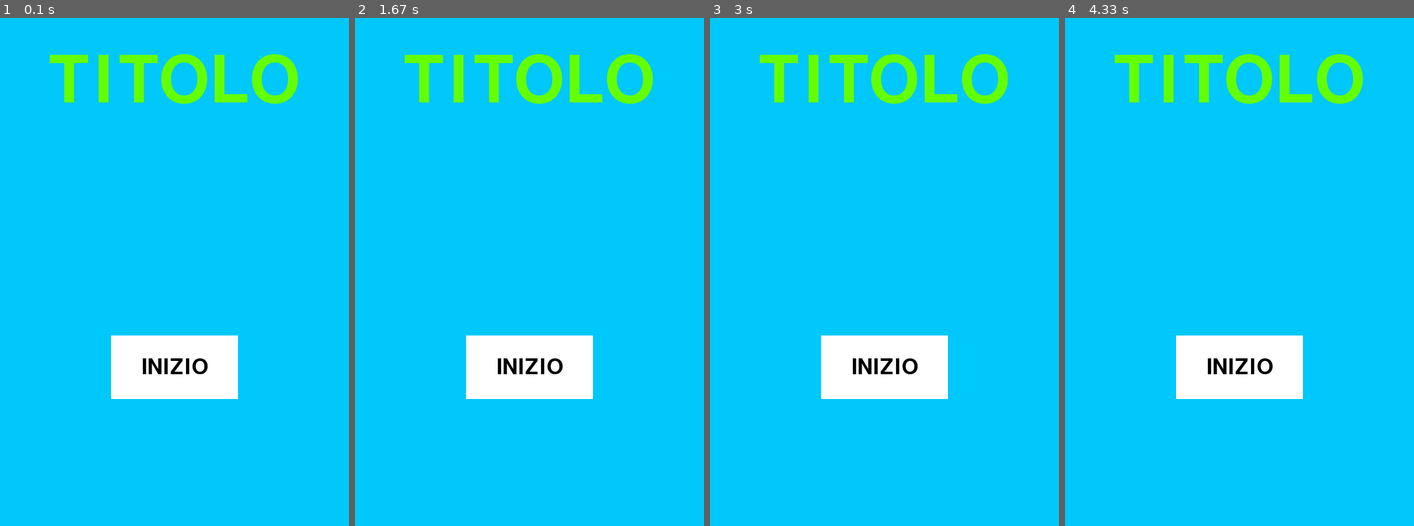
Above: before the commit, frames 1-4 (left to right).
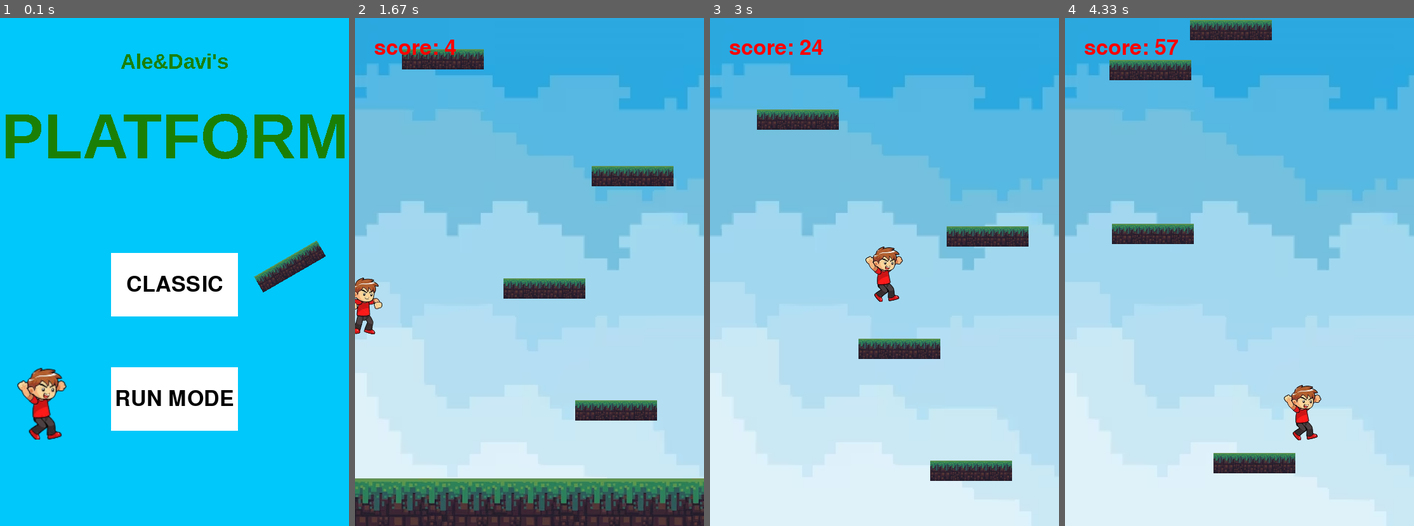
Above: after the commit, the same moments.

Repository: AleBrambilla/pygame-Brambilla-Mariani
Game: pygame game, started from main.py
Two runs of this game, one before a commit and one after it. Both use one fixed random seed, a clock stepped at 60 frames per second and the inputs below.
Inputs (mouse positions are in pixels of both pictures, inside the frame that each line leads up to):
- Up to frame 1 (0.1 s): no input
- Up to frame 2 (1.67 s): press the mouse at (529, 282) at 0.37 s; move the mouse to (543, 216) at 0.47 s; release the mouse at (560, 150) at 0.6 s; hold Right 0.67-1.13 s; move the mouse to (515, 134) at 0.7 s; hold Right 1.17-1.63 s
- Up to frame 3 (3 s): hold Left 1.67-2.2 s; hold Left 2.23-2.63 s; press the mouse at (884, 282) at 2.7 s; move the mouse to (828, 327) at 2.8 s; release the mouse at (769, 373) at 2.93 s
- Up to frame 4 (4.33 s): hold Right 3-3.63 s; hold Left 3.67-4.13 s; hold Right from 4.17 s (still down)

The runs differ from the first frame. In frame 1, 18% of the frame differs, in the area x 1-99%, y 7-83%; in frame 2, 100%, in the area x 0-100%, y 0-100%; in frame 3, 100%; in frame 4, 100%.

Commit message:
sincronizzazione

Diff:
--- a/main.py
+++ b/main.py
@@ -4,88 +4,64 @@
 from random import randint, choice
 
 from player import Player
-from piattaforme import Piattaforma, bool_scorrere
+from piattaforme import Cadente, Classica, Mobile_x, Mobile_y, bool_scorrere
 from punteggio import Punteggio
 
 pygame.init()
 
-
-
 tasto_start=pygame.Surface((200, 100))
 tasto_start.fill((255,255,255))
-start_rect=tasto_start.get_rect(center=(275, 550))
+start_rect=tasto_start.get_rect(center=(275, 420))
 
 font=pygame.font.Font(None, 50)
-inizio_scritta=font.render('INIZIO', True, (0,0,0))
-inizio_scritta_rect=inizio_scritta.get_rect(center=(275, 550))
+inizio_scritta=font.render('CLASSIC', True, (0,0,0))
+inizio_scritta_rect=inizio_scritta.get_rect(center=(275, 420))
 
-font=pygame.font.Font(None, 150)
-titolo=font.render('TITOLO', True, (100,255,0))
-titolo_rect=titolo.get_rect(midtop=(275, 50))
+font=pygame.font.SysFont('Cooper Black', 30)
+titolo1=font.render("Ale&Davi's", False, (26,128,5))
+titolo_rect1=titolo1.get_rect(midtop=(275, 50))
 
-def gameover():
+font=pygame.font.SysFont('Cooper Black', 90)
+titolo2=font.render("PLATFORM", False, (26,128,5))
+titolo_rect2=titolo2.get_rect(midtop=(275, 130))
 
-    global Game_Over, mouse, tasti_mouse, inizio
+tasto_start2=pygame.Surface((200, 100))
+tasto_start2.fill((255,255,255))
+start_rect2=tasto_start2.get_rect(center=(275, 600))
 
-    screen.fill((0,200,250))
-
-    if Game_Over:   # non è bello come game_over diventa true
-
-        screen.blit(tasto_start, start_rect)
-        screen.blit(inizio_scritta, inizio_scritta_rect)
-        screen.blit(titolo, titolo_rect)
-
-    if start_rect.collidepoint(mouse) and tasti_mouse[0]:
-        Game_Over=False
-
-    if player.sprite.rect.y>800:
-        Game_Over=True
-        #t_schermata_finale=300
-        inizio=True
-        #player.sprite.rect.y=-t_schermata_finale*3+800
+font=pygame.font.Font(None, 50)
+inizio_scritta2=font.render('RUN MODE', True, (0,0,0))
+inizio_scritta_rect2=inizio_scritta2.get_rect(center=(275, 600))
 
 def collisions():
     global inizio
-    inizio = False
+
     for piattaforma in pygame.sprite.spritecollide(player.sprite, piattaforme, False):
-        if player.sprite.rect.bottom > piattaforma.rect.top and player.sprite.rect.bottom < piattaforma.rect.bottom:
+        if player.sprite.rect.bottom > piattaforma.rect.top and player.sprite.rect.bottom < piattaforma.rect.bottom - 5:
+            inizio=False
+            for i,p in enumerate(piattaforme.sprites()):
+                piattaforme.sprites()[i].corrente=False
+                if type(piattaforma) == Cadente and player.sprite.gravity>5:
+                    piattaforma.cadi = True
+                    player.sprite.salto()
+
+            piattaforma.corrente = True
             return True
 
-    if player.sprite.rect.bottom>ground_rect.top:
+    if player.sprite.rect.bottom>=ground_rect.top:
+        inizio = True
         return True
 
     return False
 
-
-#    global inizio
-
-#    if pygame.sprite.spritecollide(player.sprite, piattaforme, False) :
-#        ris= True
-#    else:
-#        ris=False
-
-#    if pygame.sprite.spritecollide(player.sprite, piattaforme, False):
-#       inizio=False
-
-#    if not inizio:
-#       ground_rect.y+=3
-
-#    return ris
-
-#def cominciare(inizio):
-
-#    global ground_rect, punteggio, player, piattaforme
-#    if inizio:
-
-#        player = pygame.sprite.GroupSingle()
-#        player.add(Player())
-
-#        piattaforme = pygame.sprite.Group()
-#        piattaforme.add(Piattaforma(randint(500, 600)))
-
-#        punteggio=Punteggio()
-
-#        player.sprite.rect.bottom=700
+def inizializza():
+    global punteggio, inizio
+    ground_rect.y = 700
+    piattaforme.empty()
+    piattaforme.add(Classica(randint(500, 600)))
+    player.sprite.rect.midbottom = (275,700)
+    punteggio=Punteggio()
+    inizio=True
 
 WINDOW_SIZE = (550, 800)
 screen = pygame.display.set_mode(WINDOW_SIZE)
@@ -99,42 +75,52 @@
 player.add(Player())
 
 piattaforme = pygame.sprite.Group()
-piattaforme.add(Piattaforma(randint(500, 600)))
-#while piattaforme.sprites()[0].rect.center[0] not in range(220, 330):
-#    piattaforme.sprites()[0].kill()
-#    piattaforme.add(Piattaforma(randint(500, 600)))
+piattaforme.add(Classica(randint(500, 600)))
 
 punteggio=Punteggio()
+
+image_piattaforma=pygame.image.load('Brambilla-Mariani-img/platform.png').convert_alpha()
+image_piattaforma=pygame.transform.rotozoom(image_piattaforma, 30, 0.7)
 
 pygame.display.set_caption('Home')
 
 clock = pygame.time.Clock()
 
-Game_Over=True
-inizio=True
+stato = 'home'
 
 while True:
-
-    mouse=pygame.mouse.get_pos()
-    tasti_mouse=pygame.mouse.get_pressed()
-#    cominciare(inizio)
-    gameover()
 
     for event in pygame.event.get():
         if event.type == pygame.QUIT:
             pygame.quit()
             exit()
-        if event.type== KEYUP and Game_Over and event.key==K_SPACE:
-            inizio=True
 
-    if not Game_Over:
+    if stato == 'home':
+        screen.fill((0,200,250))
+        screen.blit(tasto_start, start_rect)
+        screen.blit(inizio_scritta, inizio_scritta_rect)
+        screen.blit(titolo1, titolo_rect1)
+        screen.blit(titolo2, titolo_rect2)
+        screen.blit(tasto_start2, start_rect2)
+        screen.blit(inizio_scritta2, inizio_scritta_rect2)
+        screen.blit(pygame.transform.rotozoom(player.sprite.image, 0, 1.3), (25, 550))
+        screen.blit(image_piattaforma, (400, 350))
+        if start_rect.collidepoint(pygame.mouse.get_pos()) and pygame.mouse.get_pressed()[0]:
+            stato = 'classico'
+            inizializza()
+        if start_rect.collidepoint(pygame.mouse.get_pos()) and event.type== KEYUP and event.key==K_KP_ENTER:
+            stato = 'classico'
+            inizializza()
+
+    if stato == 'classico':
 
         pygame.display.set_caption('Game')
         screen.blit(sfondo, (0,0))
         screen.blit(ground, ground_rect)
 
         if piattaforme.sprites()[-1].rect.y > 0:
-            piattaforme.add(Piattaforma(piattaforme.sprites()[-1].rect.y + randint(-200, -150)))
+            pos=piattaforme.sprites()[-1].rect.y + randint(-200, -150)
+            piattaforme.add(choice([Classica(pos), Classica(pos), Classica(pos), Mobile_x(pos), Mobile_y(pos), Cadente(pos)]))
 
         salta=collisions()
         piattaforme.draw(screen)
@@ -142,15 +128,26 @@
         salta = False
         player.draw(screen)
 
-        if bool_scorrere(piattaforme, player, punteggio.ammontare):
+        if bool_scorrere(piattaforme, player) and not inizio:
+            ground_rect.y+=5
+            player.sprite.rect.y+=5
             for piattaforma in piattaforme:
                 piattaforma.scorri()
 
-        punteggio.update(piattaforme, player)
+        for piattaforma in piattaforme:
+            piattaforma.update()
+
+        punteggio.update(piattaforme, player, inizio)
         punteggio.draw(screen)
 
-    elif Game_Over and not inizio:
+        if player.sprite.rect.y>800:
+            stato = 'morte'
+            inizio=True
+
+    elif stato == 'morte':
         punteggio.draw_finale(screen)
+        if event.type== KEYUP and event.key==K_SPACE:
+            stato = 'home'
 
     pygame.display.update()
     clock.tick(60)
--- a/piattaforme.py
+++ b/piattaforme.py
@@ -16,15 +16,17 @@
         #print(y)
 
     def scorri(self):
-            self.rect.y+=3
-            if self.rect.y>805:
-                self.kill()
+        self.rect.y+=5
+        if self.rect.y>805:
+            self.kill()
+        if type(self) == Mobile_y or type(self) == Cadente:
+            self.centro+=5
 
 class Classica(Piattaforma):
     def __init__(self, y):
         super().__init__(y)
-    def update() -> None:
-        super().scorri()
+    def update(self):
+        pass
 
 class Mobile_x(Piattaforma):
     def __init__(self, y):
@@ -34,49 +36,49 @@
         self.direzione=-1
 
     def update(self):
-        super().scorri()
         self.rect.x+=self.direzione*3
-        if self.rect.x < self.centro - self.delta: self.direzione = 1
-        if self.rect.x > self.centro + self.delta: self.direzione = -1
+        if self.rect.centerx < self.centro - self.delta: self.direzione = 1
+        if self.rect.centerx > self.centro + self.delta: self.direzione = -1
 
 class Mobile_y(Piattaforma):
     def __init__(self, y):
         super().__init__(y)
-        self.delta=randint(25,100)
+        self.delta=randint(50,100)
         self.centro=self.rect.centery
         self.direzione=-1
 
     def update(self):
-        super().scorri()
         self.rect.y+=self.direzione*3
-        if self.rect.y < self.centro - self.delta: self.direzione = 1
-        if self.rect.y > self.centro + self.delta: self.direzione = -1
+        if self.rect.centery < self.centro - self.delta: self.direzione = 1
+        if self.rect.centery > self.centro + self.delta: self.direzione = -1
 
-def corrente(piattaforme, player):
-    for i,piattaforma in enumerate(piattaforme.sprites()):
+class Cadente(Piattaforma):
+    def __init__(self, y):
+        super().__init__(y)
+        self.gravity = 0
+        self.cadi=False
 
-                if not piattaforma.corrente:
-                    if piattaforma.rect.colliderect(player.sprite.rect):
+        self.delta= 2
+        self.centro=self.rect.centery
+        self.direzione=-1
 
-                        piattaforme.sprites()[i].corrente=True
+    def update(self):
+        self.rect.y+=self.direzione*3
+        if self.rect.centery < self.centro - self.delta: self.direzione = 1
+        if self.rect.centery > self.centro + self.delta: self.direzione = -1
+        self.apply_gravity()
 
-                        for j in range(len(piattaforme.sprites()[:i-1:])):
-                            piattaforme.sprites()[j].corrente=False
+    def apply_gravity(self):
+        if self.cadi:
+            self.gravity += 1
+            self.rect.y += self.gravity
 
-                        break
 
-    return i
-
-def bool_scorrere(piattaforme, player, score):
-
-    i=corrente(piattaforme, player)
+def bool_scorrere(piattaforme, player):
 
     scorri=True
     for piattaforma in piattaforme.sprites():
-        if piattaforma.rect.top >=700 and piattaforma.corrente:
-            scorri=False
-        if score<120 and piattaforme.sprites()[i].rect.bottom>800:
+        if piattaforma.rect.top >=600 and piattaforma.corrente:
             scorri=False
 
-
     return scorri
--- a/player.py
+++ b/player.py
@@ -19,7 +19,7 @@
         self.inizio=True
 
     def salto(self):
-        self.gravity=-20
+        self.gravity=-22
 
     def apply_gravity(self):
         self.gravity += 1
@@ -32,10 +32,10 @@
         if keys[K_RIGHT]:
             self.rect.x += 5
 
-        if (self.rect.x + self.rect.right)//2 > 550:
+        if self.rect.centerx  > 550:
             self.rect.x = -20
 
-        if (self.rect.x + self.rect.right)//2 < 0:
+        if self.rect.centerx < 0:
             self.rect.right=570
 
     def anima(self):
@@ -48,6 +48,5 @@
         if salta and self.gravity>5:
             self.salto()
         self.anima()
-        if not inizio:
-            self.apply_gravity()
+        self.apply_gravity()
         self.movimento()
--- a/punteggio.py
+++ b/punteggio.py
@@ -8,8 +8,8 @@
         self.ammontare=0
         self.text=self.font.render(f'score: {self.ammontare}', True, (255,0,0))
 
-    def update(self, piattaforme, player):
-        if bool_scorrere(piattaforme, player, self.ammontare):
+    def update(self, piattaforme, player, inizio):
+        if bool_scorrere(piattaforme, player) and not inizio:
             self.ammontare+=1
 
     def draw(self, screen):
